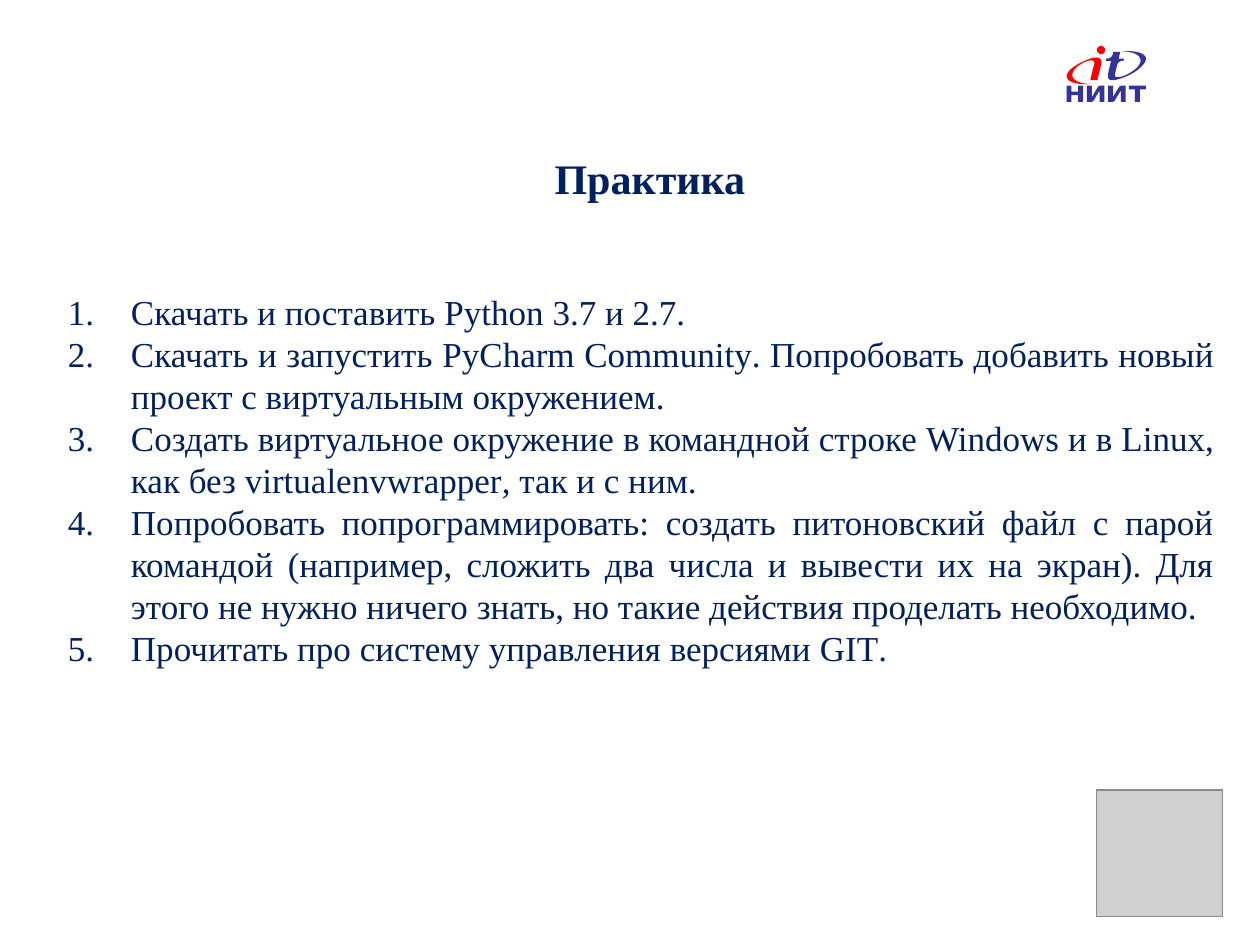
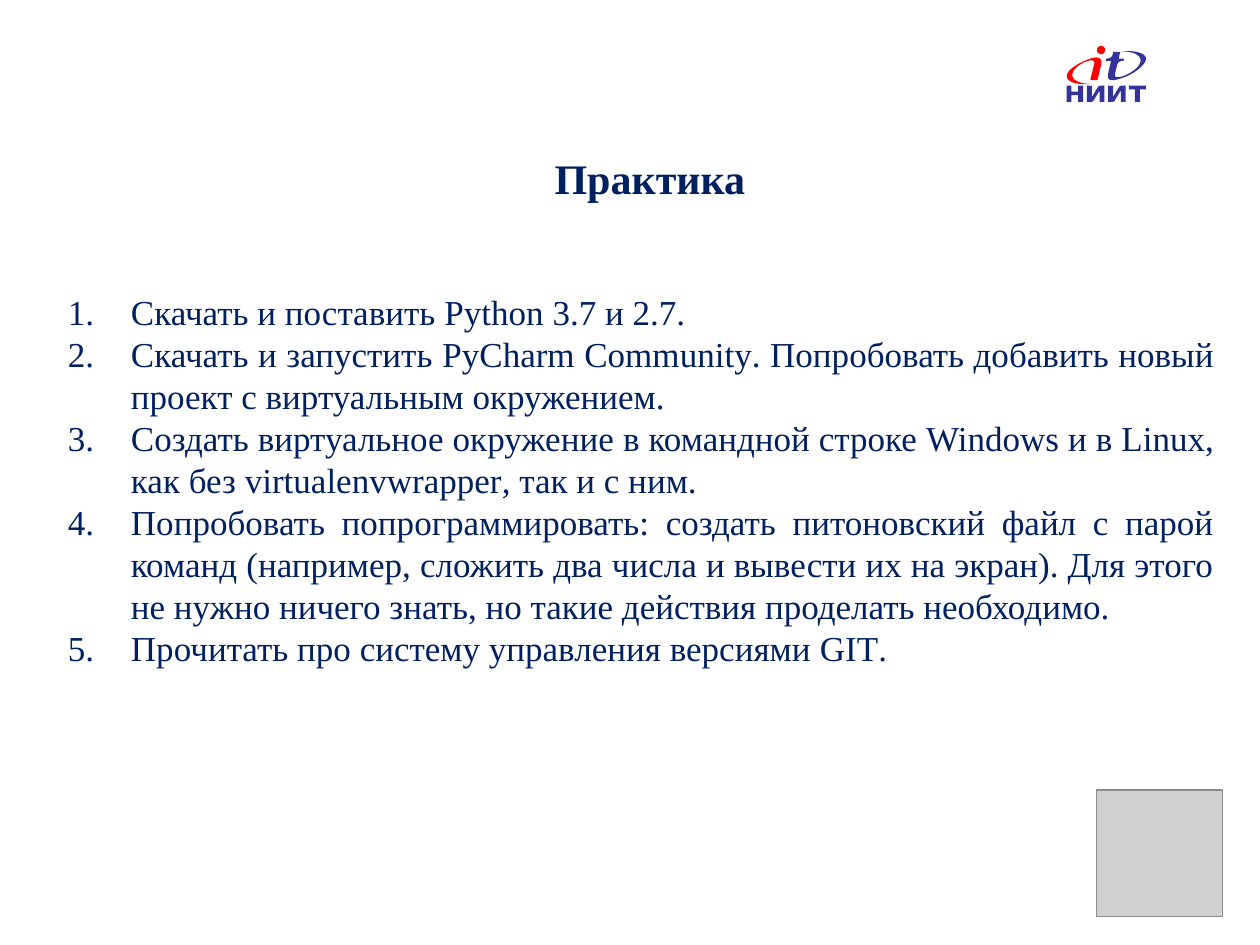
Before and after one commit to IlyaOrlov/PythonCourse, a slide deck: slide 28 of Lectures/PyLec_1.pptx. Drawn at 1260x945 pixels with LibreOffice and Linux fonts; fonts in the diff are those of the drawing; grey boxes stand for pictures; background and template pictures are left out. Boxes give left, top, right and bottom in pixels: in the first picture for what was removed or moved away, otherwise in the second. Text is boxed around its words. In the diff, an @@ line names an element or a change of style, - is before the commit and + after.

Commit message:
Update PyLect_1.pptx

```diff
--- a/Lectures/PyLec_1.pptx
+++ b/Lectures/PyLec_1.pptx
@@ text at [131,510,1213,626]: text changed @@
-4. Попробовать попрограммировать: создать питоновский файл с парой командой (например, сложить два числа и вывести их на экран). Для этого не нужно ничего знать, но такие действия проделать необходимо.
+4. Попробовать попрограммировать: создать питоновский файл с парой команд (например, сложить два числа и вывести их на экран). Для этого не нужно ничего знать, но такие действия проделать необходимо.
```
